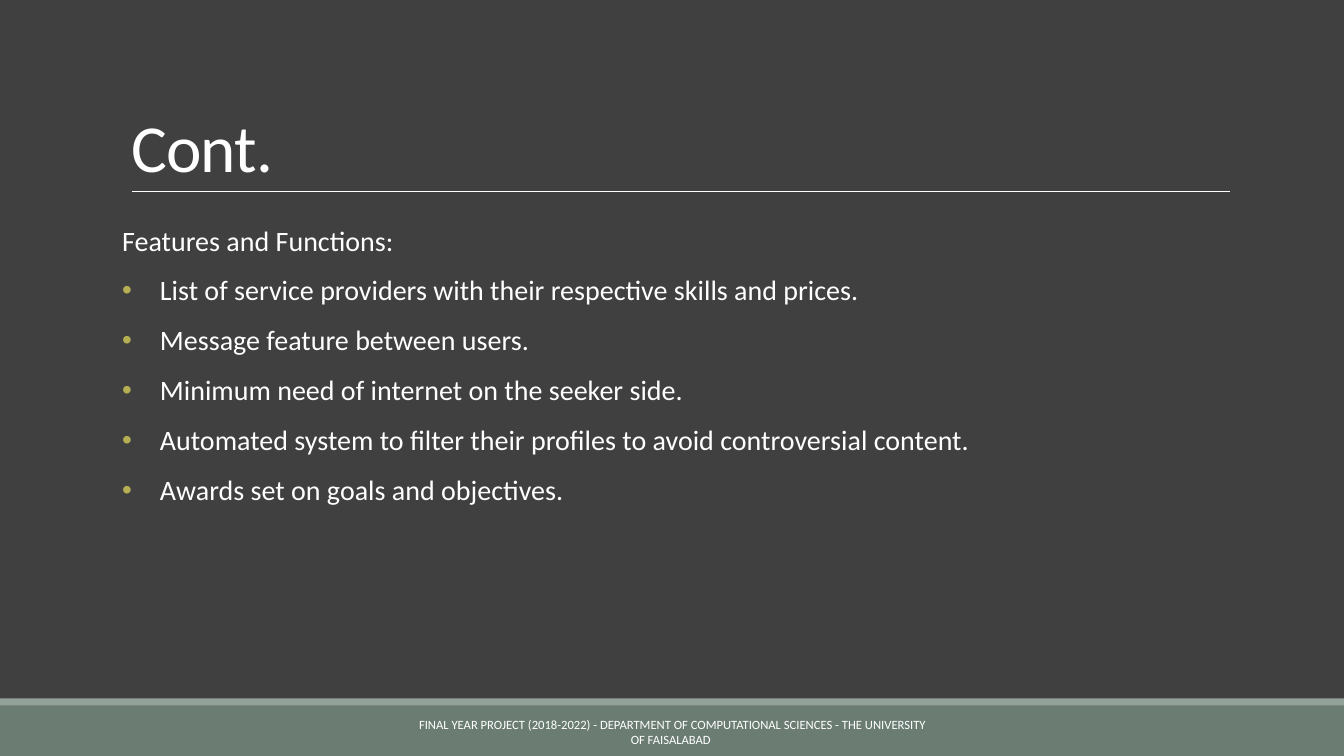
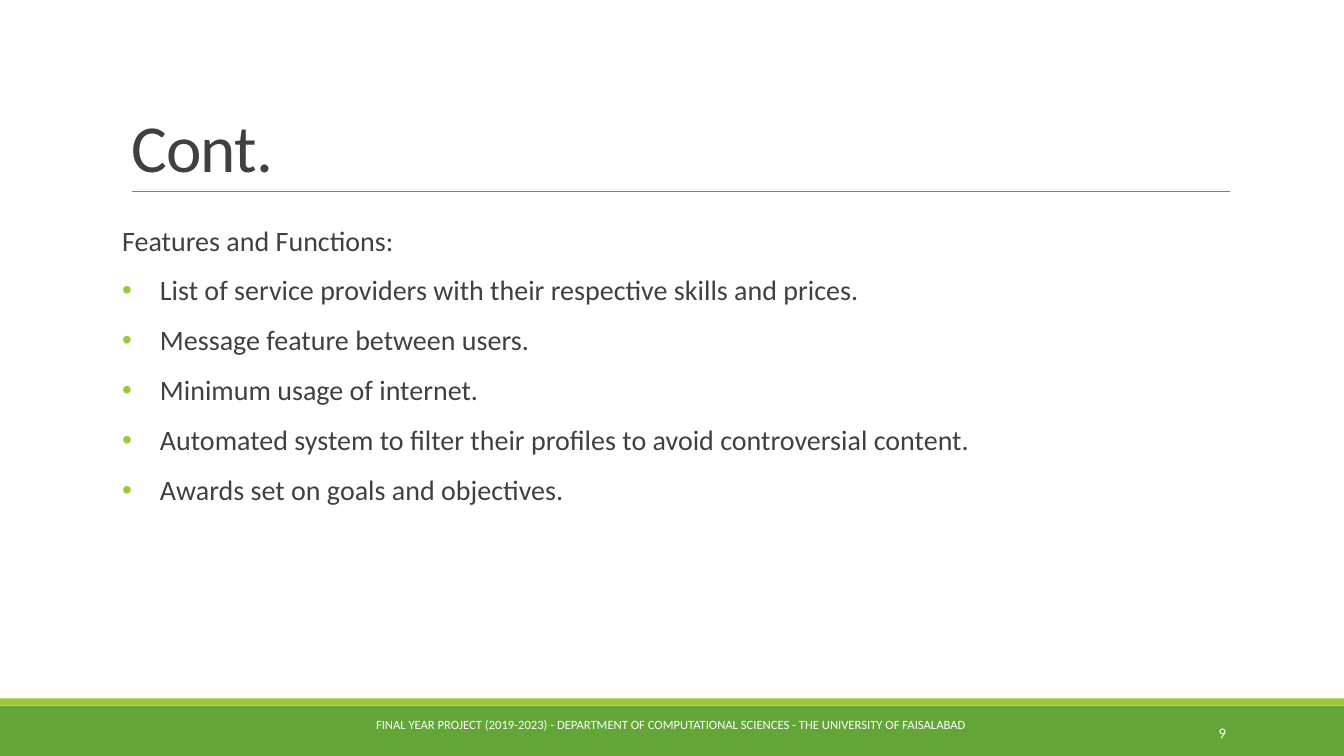
Before and after one commit to Abdurrehman050/easp, a slide deck: slide 9 of documentation/EASP Presentation.pptx (slide 7 before the commit). Drawn at 1344x756 pixels with LibreOffice and Linux fonts; fonts in the diff are those of the drawing. Boxes give left, top, right and bottom in pixels: in the first picture for what was removed or moved away, otherwise in the second. Text is boxed around its words. In the diff, an @@ line names an element or a change of style, - is before the commit and + after.

```diff
--- a/documentation/EASP Presentation.pptx
+++ b/documentation/EASP Presentation.pptx
@@ background #404040 to #FFFFFF @@
@@ title "Cont." at (x1=131, y1=128, x2=274, y2=173): text colour #FFFFFF to #404040 @@
@@ line (132, 192) - (1231, 192): stroke #FFFFFF 0.5 pt to #808080 0.5 pt @@
@@ text at (x1=122, y1=231, x2=969, y2=505): text colour #FFFFFF to #404040 in "Features and Functions:", "List of service providers with their respective ...", "Message feature between users.", "Automated system to filter their profiles to ..." and 1 more places; bullet colour #B5AE53 to #99CB38 @@
@@ text at (x1=160, y1=380, x2=478, y2=405): text changed; text colour #FFFFFF to #404040 @@
-• Minimum need of internet on the seeker side.
+• Minimum usage of internet.
@@ rectangle at (x1=0, y1=706, x2=1344, y2=756): fill #6B7D72 to #63A537 @@
@@ rectangle at (x1=0, y1=699, x2=1344, y2=706): fill #93A299 to #99CB38 @@
@@ text at (x1=376, y1=720, x2=965, y2=731): text changed @@
-FINAL YEAR PROJECT (2018-2022) - DEPARTMENT OF COMPUTATIONAL SCIENCES - THE UNIVERSITY OF FAISALABAD
+FINAL YEAR PROJECT (2019-2023) - DEPARTMENT OF COMPUTATIONAL SCIENCES - THE UNIVERSITY OF FAISALABAD
@@ page number added at (x1=1219, y1=728, x2=1226, y2=738), 10.5 pt, text #FFFFFF @@
+9
```
Also in this commit, not shown: 16 other slides changed, 6 slides added, 1 other file.
